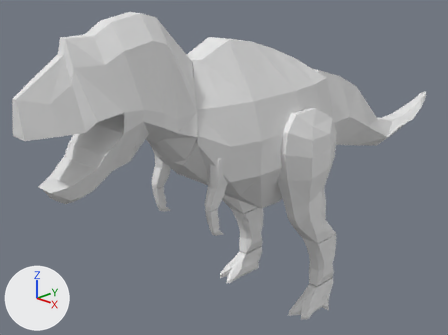
The Blender file Assets/Characters/T-Rex/T-Rex.blend, before and after one commit.
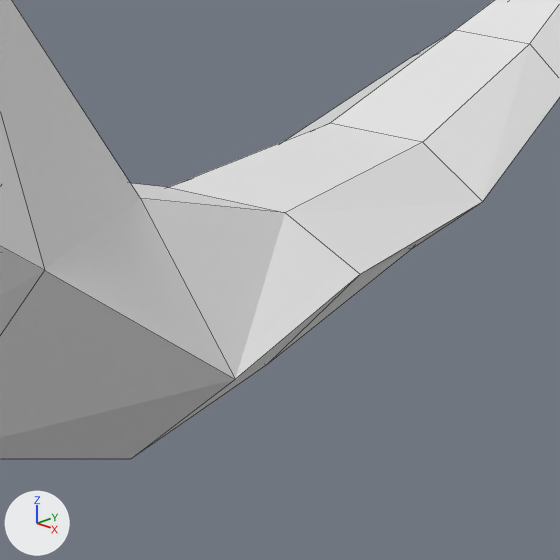
Each version is shown whole from a camera (50 mm lens) standing at (3.07, -4.09, 2.89) and looking at (-0.33, -0.73, 1.15), then close up on the part from 81% to 94% of the width and 30% to 47% of the height. Arrows for +X, +Y and +Z are at lower left; the lights stay in place. The close-ups show mesh edges as thin lines.

The scene before the commit, as lines of its bpy script (objects in view):
```python
me_cube_000 = bpy.data.meshes.new('Cube.000')
me_cube_000.from_pydata(...)  # 55 vertices, 56 faces; spans x -0.29..0.29, y -0.41..0.47, z -1.14..0.94
ob_tail = bpy.data.objects.new('Tail', me_cube_000)
ob_tail.location = (0.0, 0.797, 1.4667)
ob_tail.rotation_euler = (1.571, 0.0, 0.0)  # degrees (90, 0, 0)
ob_tail.scale = (-1.0, 1.0, 1.0)
```
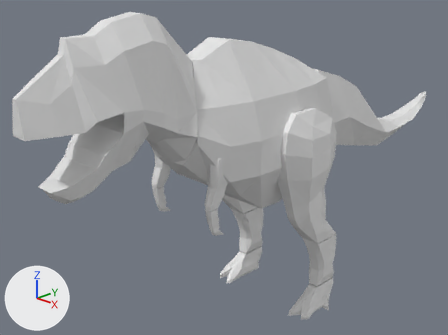
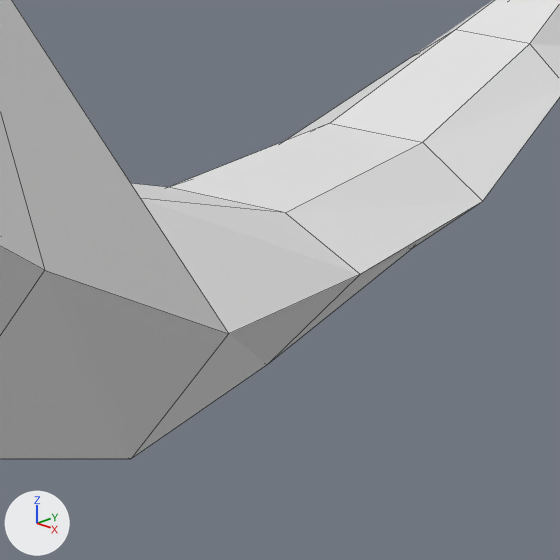
What the commit changed:
me_cube_000 has 55 vertices, 56 faces and spans x -0.29..0.29, y -0.41..0.47, z -1.14..0.94.
me_cube_000 is used by ob_tail; location (0.0, 0.797, 1.4667); rotation (1.571, 0.0, 0.0), in degrees (90, 0, 0); scale (-1.0, 1.0, 1.0).
Part 1, on me_cube_000:
Vertex 30 of me_cube_000 moves from (0.19, -0.31, -0.11) to (0.18, -0.27, -0.11) at pixel (228, 333).
Part 2, on me_cube_000:
Vertex 31 of me_cube_000 moves from (-0.19, -0.31, -0.11) at pixel (235, 379) to (-0.18, -0.27, -0.11).
Object 'Tail' (ob_tail) is rescaled from (-1.0, 1.0, 1.0) to (1.0, 1.0, 1.0).

Pixel boxes [x1, y1, x2, y2] of what changed, in the close-ups (560 x 560 px; the box of a moved part takes in the faces that stretch with it):
'Tail', reshaped, rescaled
    both: [0, 0, 560, 459]
part 1 of me_cube_000, moved or reshaped (not visible before)
    after: [0, 0, 360, 459]
part 2 of me_cube_000, moved or reshaped (not visible afterwards)
    before: [0, 0, 360, 459]
